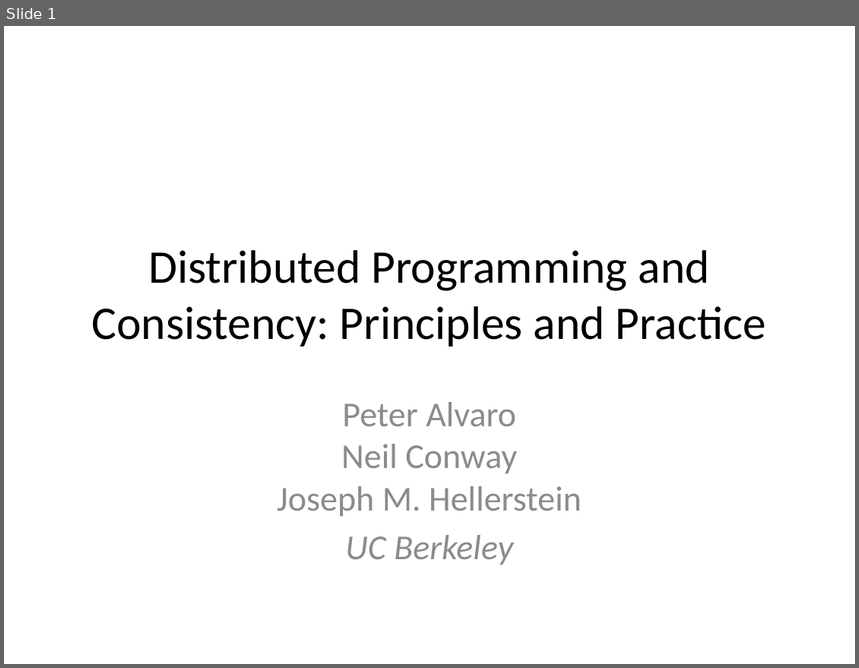
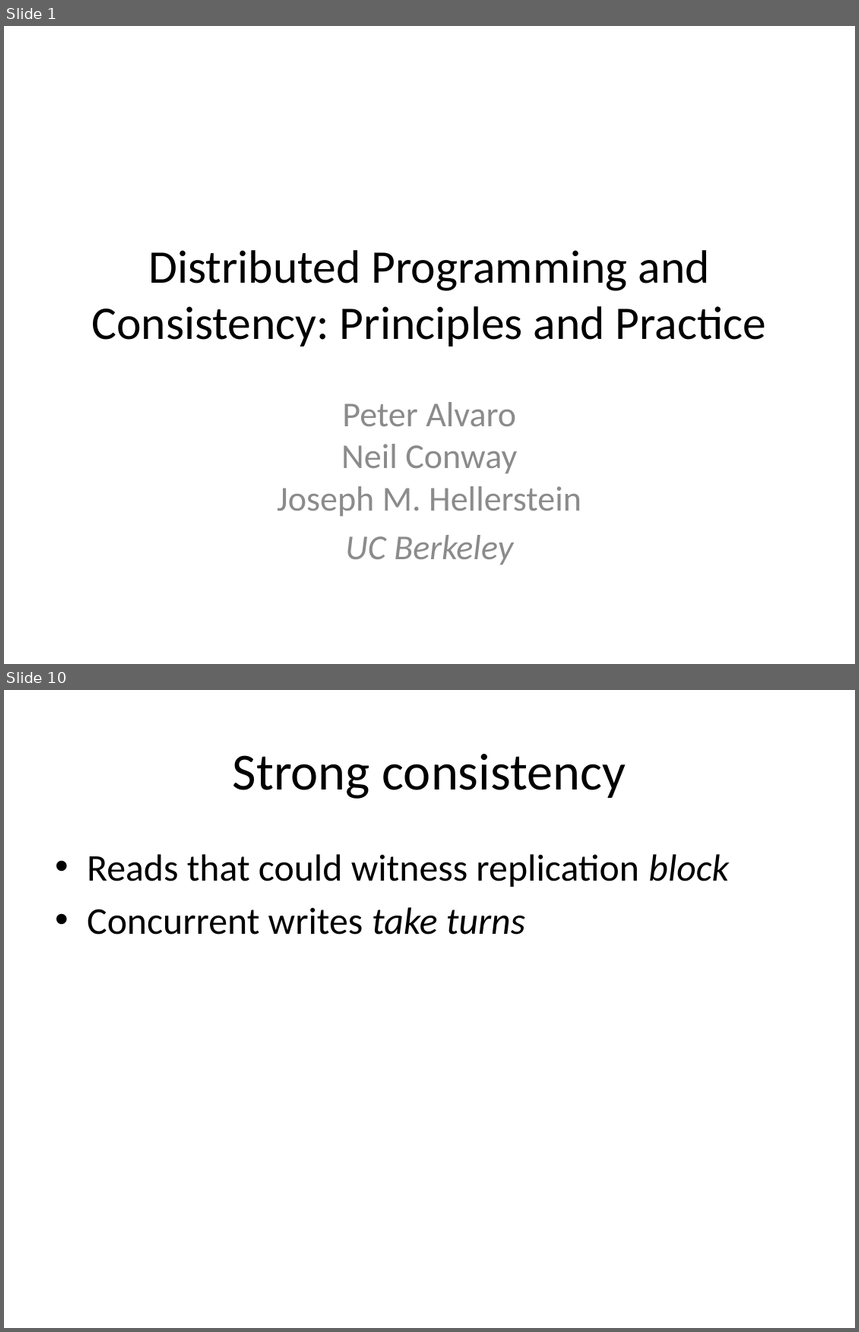
Before and after one commit to declarativitydotnet/declarativity, a slide deck: socc12-bloom-tutorial/slides/bloom-tutorial.pptx. Shown one above the other, each under a label of ours: slide 1 before the commit, slides 1 and 10 after it; the slides between them are not shown. The pictures are 859x668 and 859x1332 pixels, drawn with LibreOffice and Linux fonts; fonts in the diff are those of the drawing. Boxes give left, top, right and bottom in pixels: in the first picture for what was removed or moved away, otherwise in the second. Text is boxed around its words. In the diff, an @@ line names an element or a change of style, - is before the commit and + after.

```diff
--- a/socc12-bloom-tutorial/slides/bloom-tutorial.pptx
+++ b/socc12-bloom-tutorial/slides/bloom-tutorial.pptx
@@ slide 10 added at <box>4,690,855,1328</box>, background #FFFFFF @@
@@ title added at <box>233,754,626,799</box>, 44 pt, text #000000 @@
+Strong consistency
@@ text added at <box>87,854,729,935</box>, 32 pt, text #000000 @@
+• Reads that could witness replication block
+• Concurrent writes take turns
```
Also in this commit, not shown: 48 other slides added.
